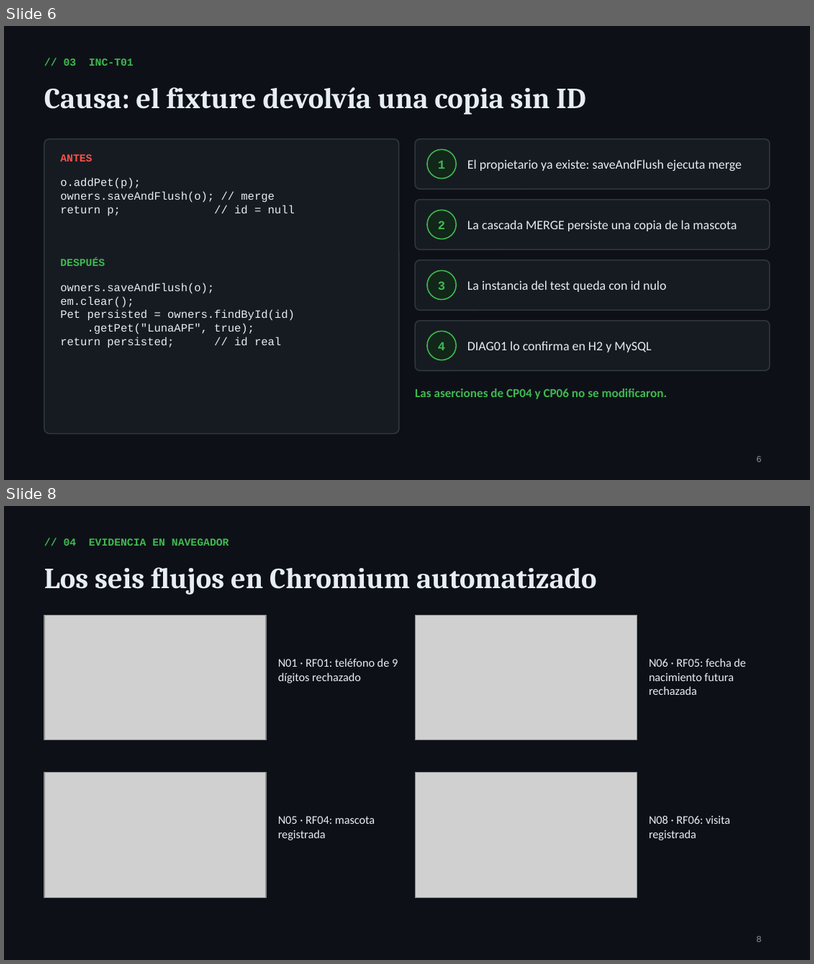
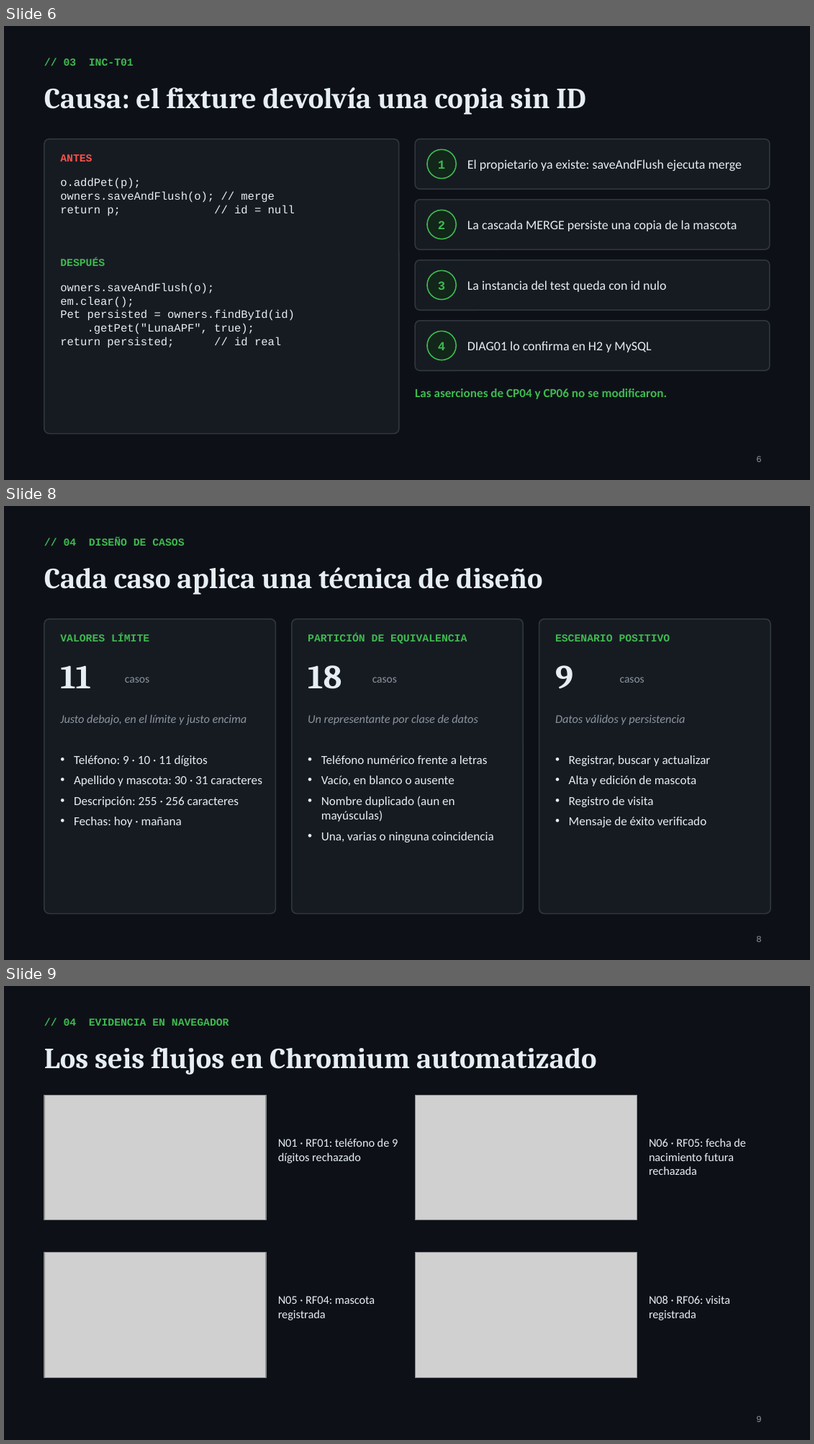
Before and after one commit to Mooneer17/spring-petclinic-apf2, a slide deck: presentacion/10Grupo_Segundo_Avance.pptx. Shown one above the other, each under a label of ours: slides 6 and 8 before the commit, slides 6, 8 and 9 after it; the slides between them are not shown. The pictures are 814x964 and 814x1444 pixels, drawn with LibreOffice and Linux fonts; fonts in the diff are those of the drawing; grey boxes stand for pictures. Boxes give left, top, right and bottom in pixels: in the first picture for what was removed or moved away, otherwise in the second. Text is boxed around its words. In the diff, an @@ line names an element or a change of style, - is before the commit and + after.

Commit message:
Revisión APF2: S08, métricas, documentación de casos, E01, carga y seguridad
- S08 reclasificado de aprobado a fallido (documental, sin nueva ejecución);
  totales 51 / 44 aprobados / 6 fallidos / 1 observación, 88,0 %.
- Corrida 3 de F01-F31 con script v2 (verifica mensajes y persistencia).
- Casos con objetivo, precondiciones, técnica de diseño y pasos.
- E01 como prueba adicional de concurrencia; carga básica local; seguridad
  básica por categorías con impacto, severidad y recomendación.
- Informe, presentación, matriz, guía, pendientes y CAMBIOS_REVISION.txt.

```diff
--- a/presentacion/10Grupo_Segundo_Avance.pptx
+++ b/presentacion/10Grupo_Segundo_Avance.pptx
@@ slide 8 added at <box>4,506,810,960</box>, background #0D1117 @@
@@ text added at <box>64,538,184,546</box>, 9.5 pt, text #3FB950, bold @@
+// 04 DISEÑO DE CASOS
@@ text added at <box>44,567,543,595</box>, 26 pt, text #E6EDF3, bold @@
+Cada caso aplica una técnica de diseño
@@ rounded rectangle added at <box>44,619,275,914</box>, fill #161B22, outline #30363D 1 pt @@
@@ text added at <box>60,633,149,641</box>, 9.5 pt, text #3FB950, bold @@
+VALORES LÍMITE
@@ rounded rectangle added at <box>292,619,523,914</box>, fill #161B22, outline #30363D 1 pt @@
@@ text added at <box>308,633,467,644</box>, 9.5 pt, text #3FB950, bold @@
+PARTICIÓN DE EQUIVALENCIA
@@ rounded rectangle added at <box>540,619,771,914</box>, fill #161B22, outline #30363D 1 pt @@
@@ text added at <box>556,634,671,641</box>, 9.5 pt, text #3FB950, bold @@
+ESCENARIO POSITIVO
@@ text added at <box>60,666,91,688</box>, 30 pt, text #E6EDF3, bold @@
+11
@@ text added at <box>125,677,149,682</box>, 10 pt, text #8B949E @@
+casos
@@ text added at <box>308,665,342,689</box>, 30 pt, text #E6EDF3, bold @@
+18
@@ text added at <box>373,677,397,682</box>, 10 pt, text #8B949E @@
+casos
@@ text added at <box>556,665,574,689</box>, 30 pt, text #E6EDF3, bold @@
+9
@@ text added at <box>620,677,645,682</box>, 10 pt, text #8B949E @@
+casos
@@ text added at <box>60,715,247,725</box>, 10.5 pt, text #8B949E, italic @@
+Justo debajo, en el límite y justo encima
@@ text added at <box>308,715,478,725</box>, 10.5 pt, text #8B949E, italic @@
+Un representante por clase de datos
@@ text added at <box>556,715,685,725</box>, 10.5 pt, text #8B949E, italic @@
+Datos válidos y persistencia
@@ text added at <box>74,755,262,827</box>, 11 pt, text #E6EDF3 @@
+• Teléfono: 9 · 10 · 11 dígitos
+• Apellido y mascota: 30 · 31 caracteres
+• Descripción: 255 · 256 caracteres
+• Fechas: hoy · mañana
@@ text added at <box>322,755,494,842</box>, 11 pt, text #E6EDF3 @@
+• Teléfono numérico frente a letras
+• Vacío, en blanco o ausente
+• Nombre duplicado (aun en mayúsculas)
+• Una, varias o ninguna coincidencia
@@ text added at <box>569,755,711,827</box>, 11 pt, text #E6EDF3 @@
+• Registrar, buscar y actualizar
+• Alta y edición de mascota
+• Registro de visita
+• Mensaje de éxito verificado
@@ page number added at <box>756,936,761,942</box>, 8 pt, text #8B949E @@
+8
@@ what was slide 8 is now slide 9 @@
```
Also in this commit, not shown: 11 slides changed, 1 other slide added, 52 other files.
